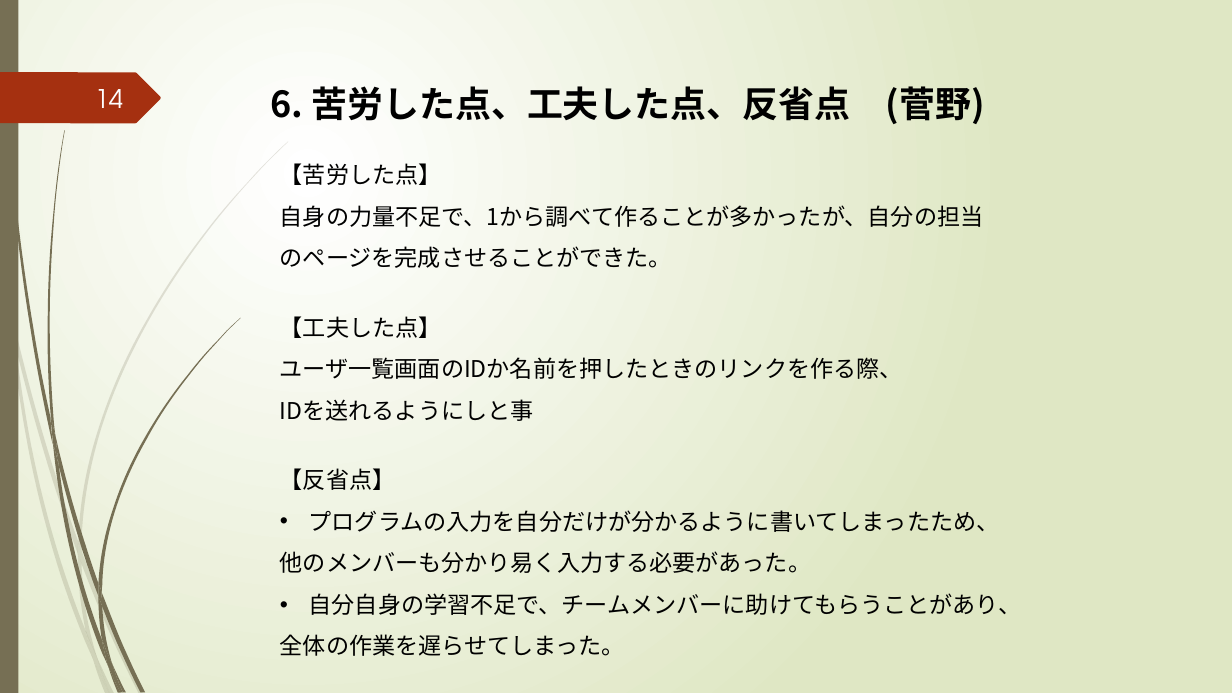
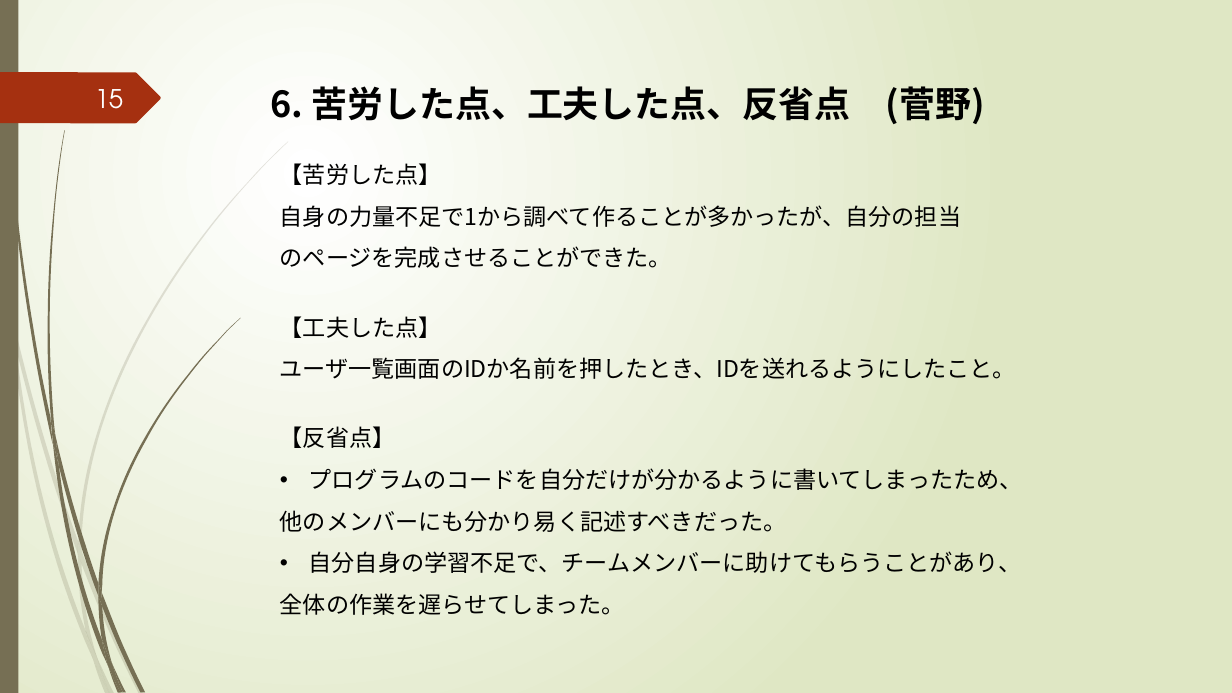
Before and after one commit to k-kuru/team_develop, a slide deck: slide 15 of 05_チーム開発演習_発表会資料/05_チーム開発演習_発表会資料_チーム3.pptx (slide 14 before the commit). Drawn at 1232x693 pixels with LibreOffice and Linux fonts; fonts in the diff are those of the drawing. Boxes give left, top, right and bottom in pixels: in the first picture for what was removed or moved away, otherwise in the second. Text is boxed around its words. In the diff, an @@ line names an element or a change of style, - is before the commit and + after.

Commit message:
20210609 13:33

```diff
--- a/05_チーム開発演習_発表会資料/05_チーム開発演習_発表会資料_チーム3.pptx
+++ b/05_チーム開発演習_発表会資料/05_チーム開発演習_発表会資料_チーム3.pptx
@@ page number at [95,89,123,109]: text changed @@
-14
+15
@@ text at [280,205,961,227]: text changed @@
-自身の力量不足で、1から調べて作ることが多かったが、自分の担当
+自身の力量不足で1から調べて作ることが多かったが、自分の担当
@@ text at [280,357,1016,379]: text changed @@
-ユーザ一覧画面のIDか名前を押したときのリンクを作る際、
-IDを送れるようにしと事
+ユーザ一覧画面のIDか名前を押したとき、IDを送れるようにしたこと。
@@ text at [280,468,1023,532]: text changed @@
-• プログラムの入力を自分だけが分かるように書いてしまったため、
-他のメンバーも分かり易く入力する必要があった。
+• プログラムのコードを自分だけが分かるように書いてしまったため、
+他のメンバーにも分かり易く記述すべきだった。
```
Also in this commit, not shown: 5 other slides changed, 2 slides added, 1 slide removed.
